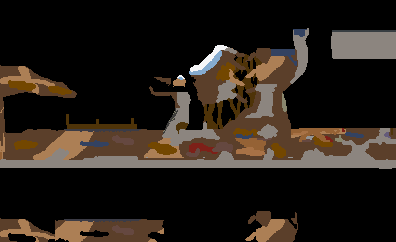
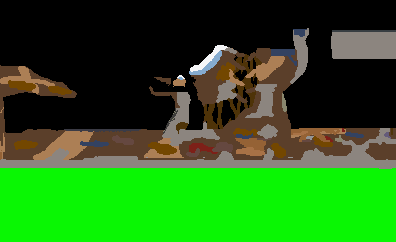
Revision of a layered (396, 242) image; what changed, layer by layer:
added layer "MapFg#1" above "MapFg" over [0, 114, 396, 242]
hid "MapFg" over [0, 114, 396, 242]
hid "tunnel_city" over [66, 114, 137, 129]
hid "bricksoft_lower" over [64, 219, 141, 222]
added layer "black_tunnel" above "bricksoft" over [0, 168, 396, 242]
hid "ore_city" over [112, 225, 134, 235]
hid "earth2_castle" over [245, 219, 285, 242]
hid "earth2_lab" over [0, 219, 55, 242]
hid "earth2_city" over [55, 219, 164, 242]
hid "earth1_lab" over [0, 218, 55, 242]
hid "earth1_city" over [55, 219, 164, 242]
hid "earth1_castle" over [248, 211, 298, 242]
